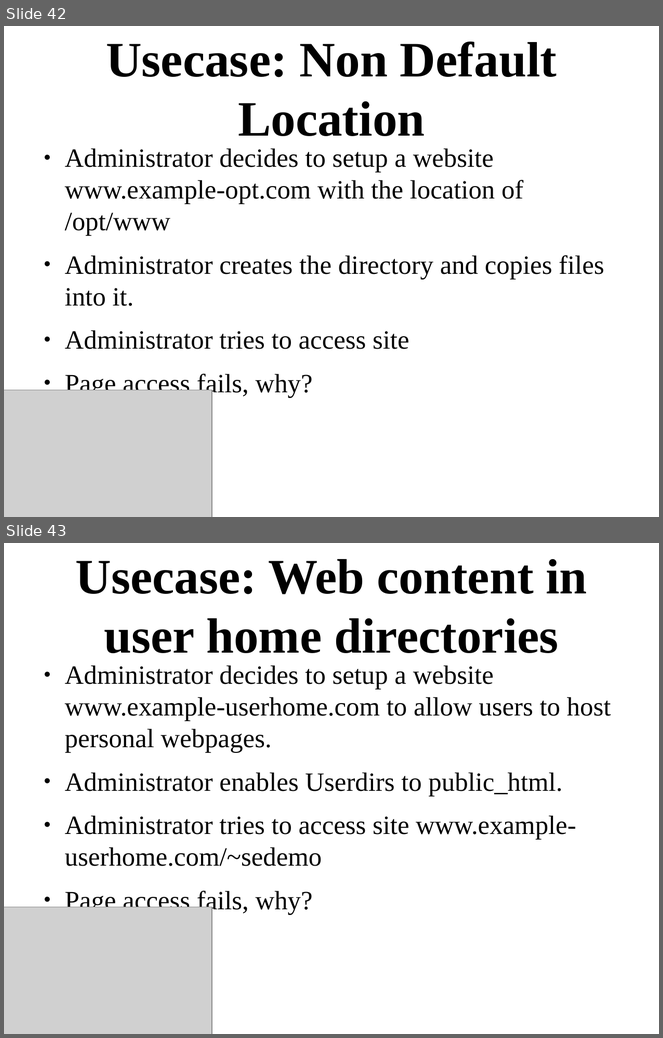
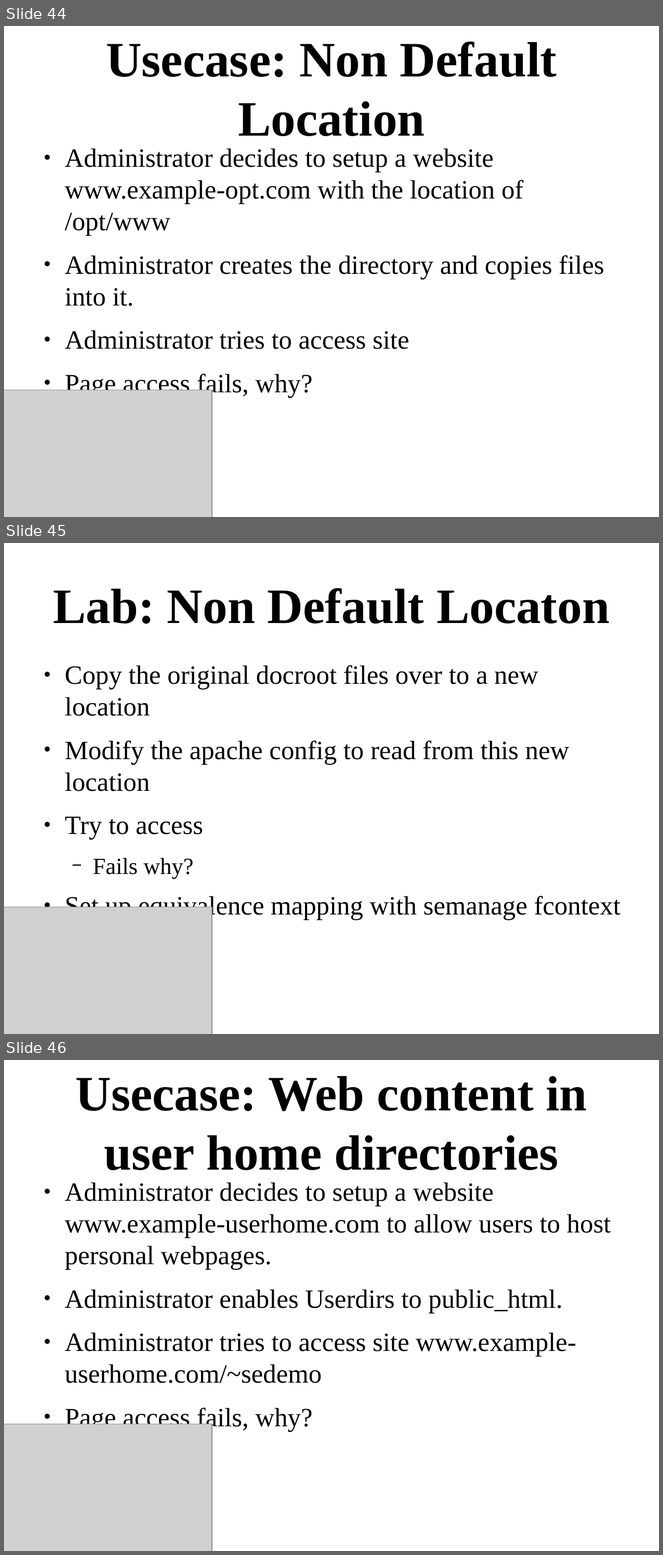
Before and after one commit to dpquigl/demystifying-selinux-part2, a slide deck: demystifying_selinux_part2_OSCON_19JUL2014.odp. Shown one above the other, each under a label of ours: slides 42 and 43 before the commit, slides 44, 45 and 46 after it. The pictures are 663x1038 and 663x1555 pixels, drawn with LibreOffice and Linux fonts; fonts in the diff are those of the drawing; grey boxes stand for pictures. Boxes give left, top, right and bottom in pixels: in the first picture for what was removed or moved away, otherwise in the second. Text is boxed around its words. In the diff, an @@ line names an element or a change of style, - is before the commit and + after.

```diff
--- a/demystifying_selinux_part2_OSCON_19JUL2014.odp
+++ b/demystifying_selinux_part2_OSCON_19JUL2014.odp
@@ slide 45 added at bbox=[4, 543, 659, 1034], background #FFFFFF @@
@@ title added at bbox=[53, 588, 610, 624], 60 pt, text #000000, bold @@
+Lab: Non Default Locaton
@@ text added at bbox=[65, 665, 621, 920], 32 pt, text #000000 @@
+● Copy the original docroot files over to a new location
+● Modify the apache config to read from this new location
+● Try to access
+  − Fails why?
+● Set up equivalence mapping with semanage fcontext
@@ picture added at bbox=[4, 908, 212, 1034] @@
@@ what was slide 42 is now slide 44 @@
@@ what was slide 43 is now slide 46 @@
```
Also in this commit, not shown: 5 slides changed, 4 other slides added, 2 other files.
